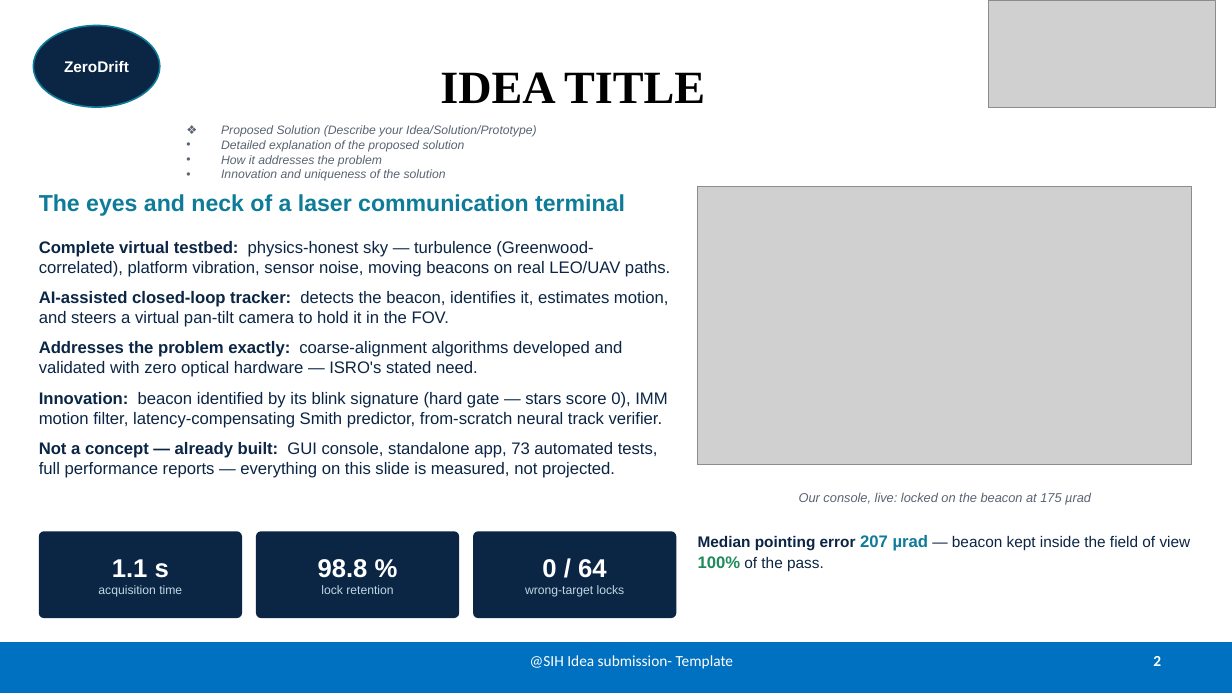
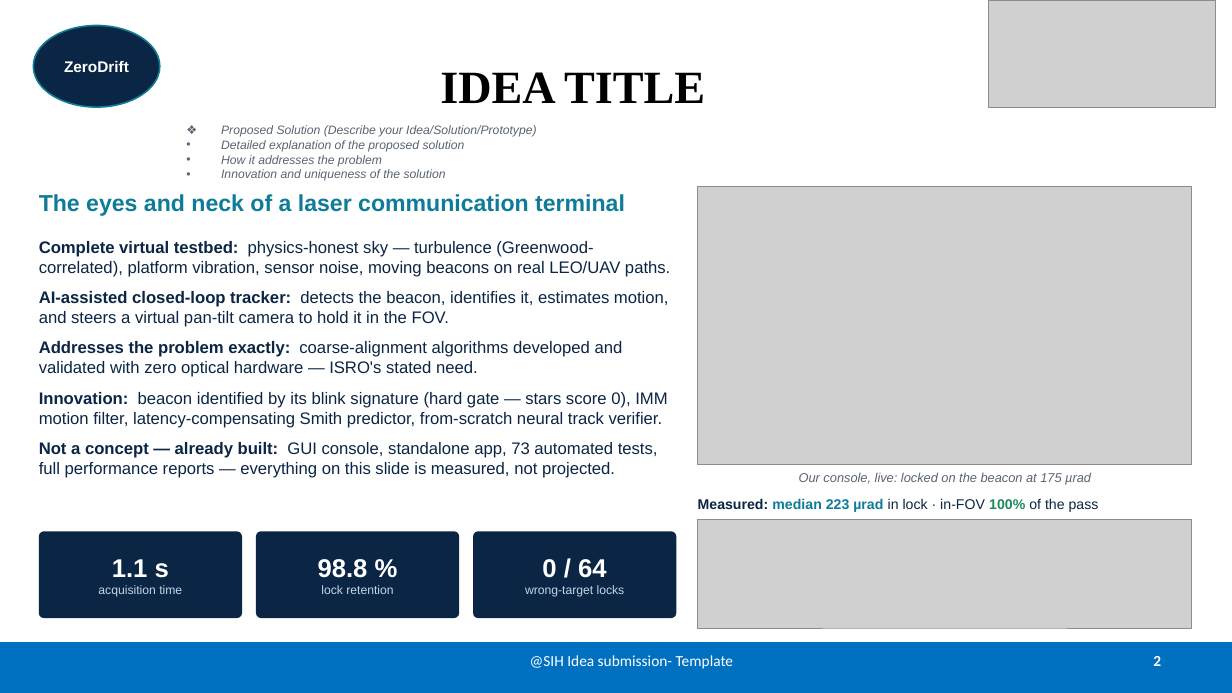
Before and after one commit to pranshukesavmishra/SIH2026, a slide deck: slide 2 of docs/submission/ZeroDrift_SIH26169.pptx. Drawn at 1232x693 pixels with LibreOffice and Linux fonts; fonts in the diff are those of the drawing; grey boxes stand for pictures. Boxes give left, top, right and bottom in pixels: in the first picture for what was removed or moved away, otherwise in the second. Text is boxed around its words. In the diff, an @@ line names an element or a change of style, - is before the commit and + after.

```diff
--- a/docs/submission/ZeroDrift_SIH26169.pptx
+++ b/docs/submission/ZeroDrift_SIH26169.pptx
@@ text "Our console, live: locked on ...": place and size @@
-text "Our console, live: locked on ..." at [799,492,1091,505]
+text "Our console, live: locked on ..." at [799,472,1091,485]
@@ text at [698,498,1099,512]: text changed; size 12 to 11 pt; bold on @@
-Median pointing error 207 µrad — beacon kept inside the field of view 100% of the pass.
+Measured: median 223 µrad in lock · in-FOV 100% of the pass
@@ picture added at [698,519,1192,628] @@
```
Also in this commit, not shown: 1 other slide changed, 1 other file.
